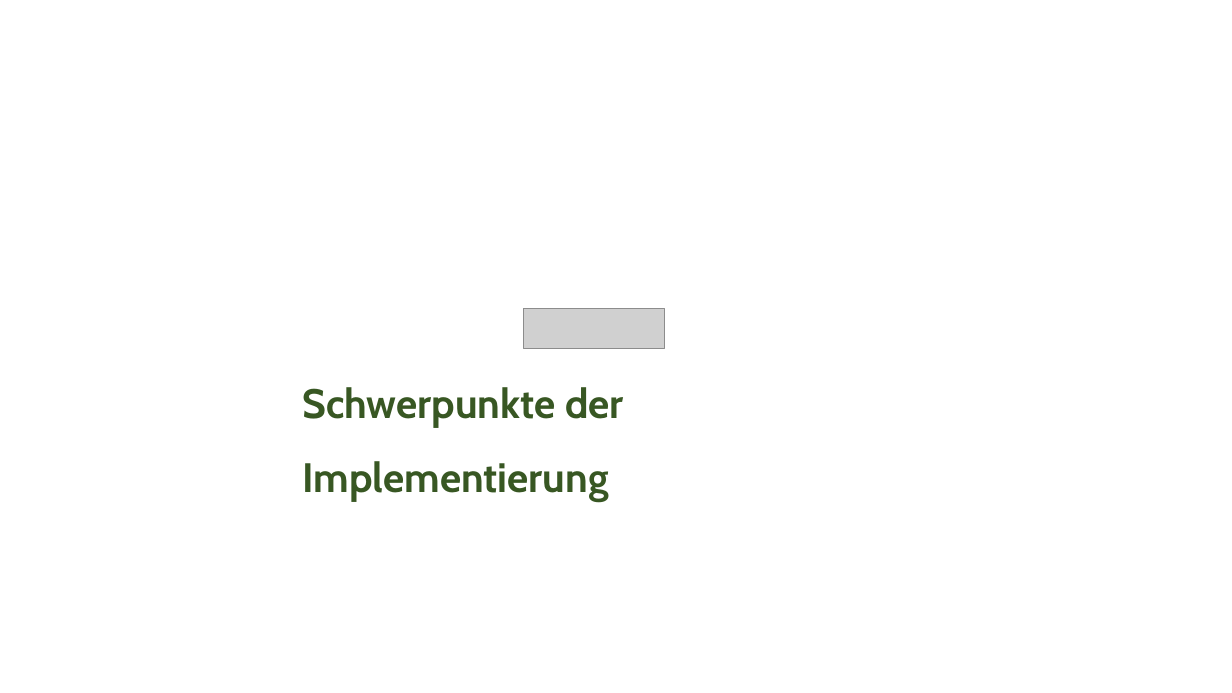
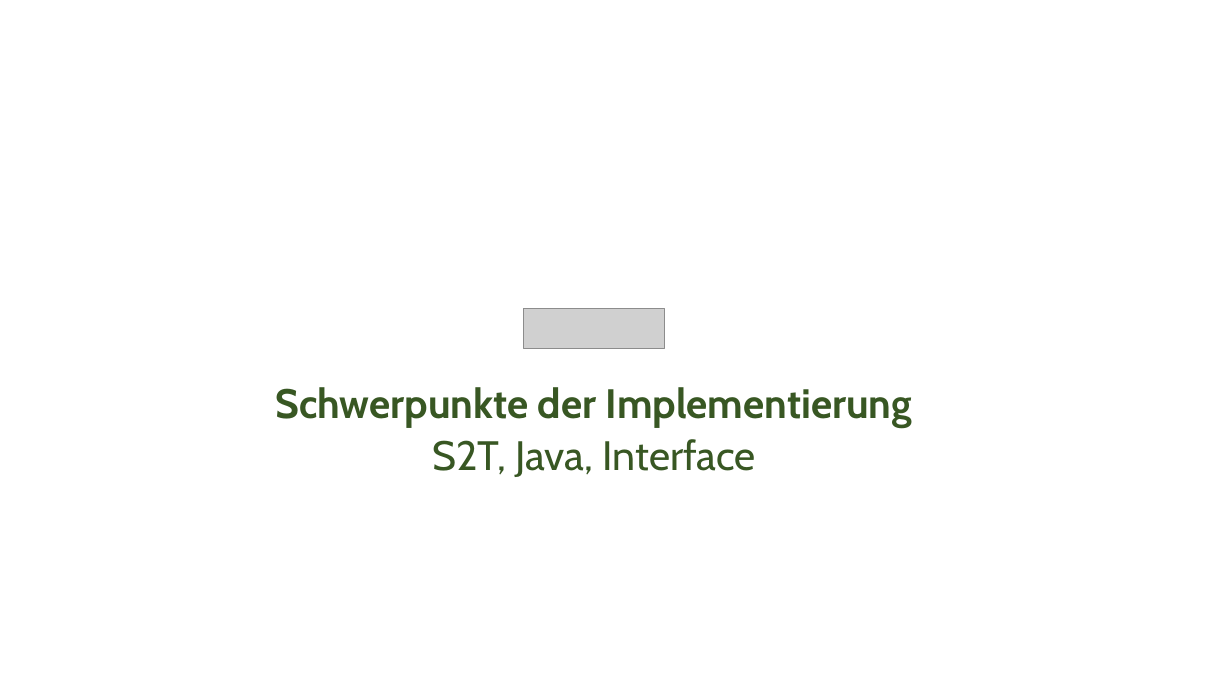
Before and after one commit to Ratoh/SAPLEXA, a slide deck: slide 5 of CavallaroAngelo/Präsentation Wahlmodulvorstellung/SAPlexa Präsentation.pptx. Drawn at 1232x693 pixels with LibreOffice and Linux fonts; fonts in the diff are those of the drawing; grey boxes stand for pictures. Boxes give left, top, right and bottom in pixels: in the first picture for what was removed or moved away, otherwise in the second. Text is boxed around its words. In the diff, an @@ line names an element or a change of style, - is before the commit and + after.

```diff
--- a/CavallaroAngelo/Präsentation Wahlmodulvorstellung/SAPlexa Präsentation.pptx
+++ b/CavallaroAngelo/Präsentation Wahlmodulvorstellung/SAPlexa Präsentation.pptx
@@ text "Schwerpunkte der Implementierung" at bbox=[275, 387, 912, 428]: alignment left to centre; list level 2 to 1 in "Schwerpunkte der Implementierung" @@
@@ text added at bbox=[432, 439, 756, 477], 32 pt, text #385723 @@
+S2T, Java, Interface
```
Also in this commit, not shown: 14 other slides changed, 2 slides added, 3 slides removed.
